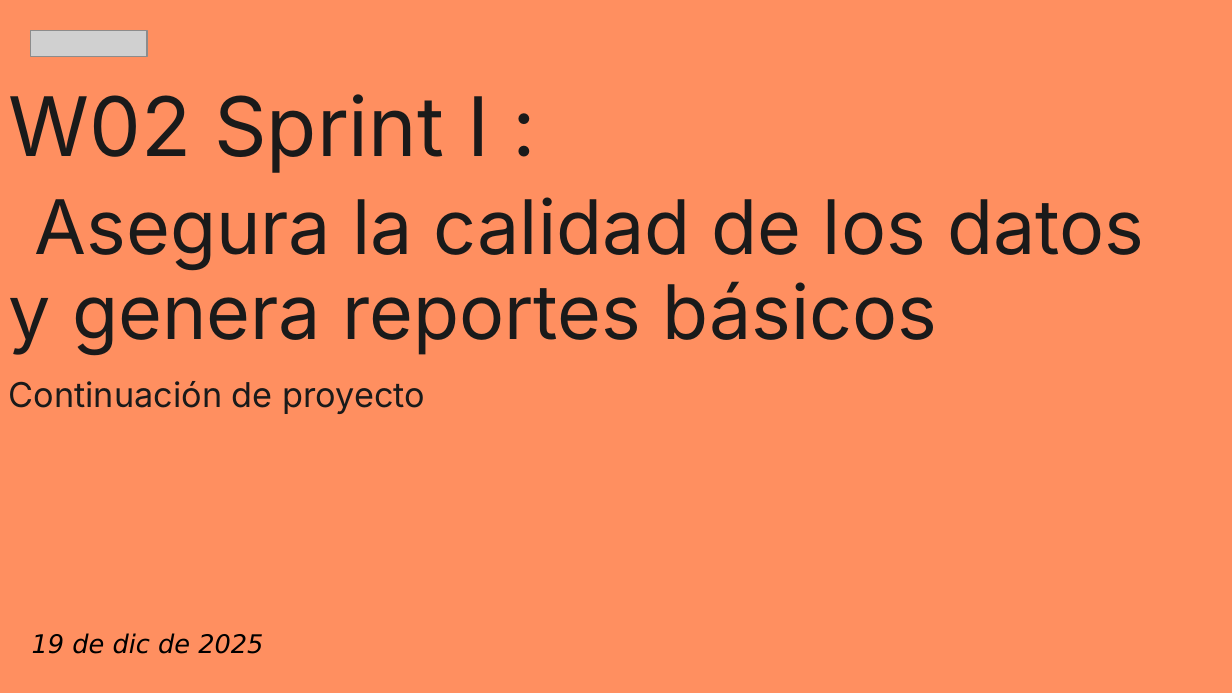
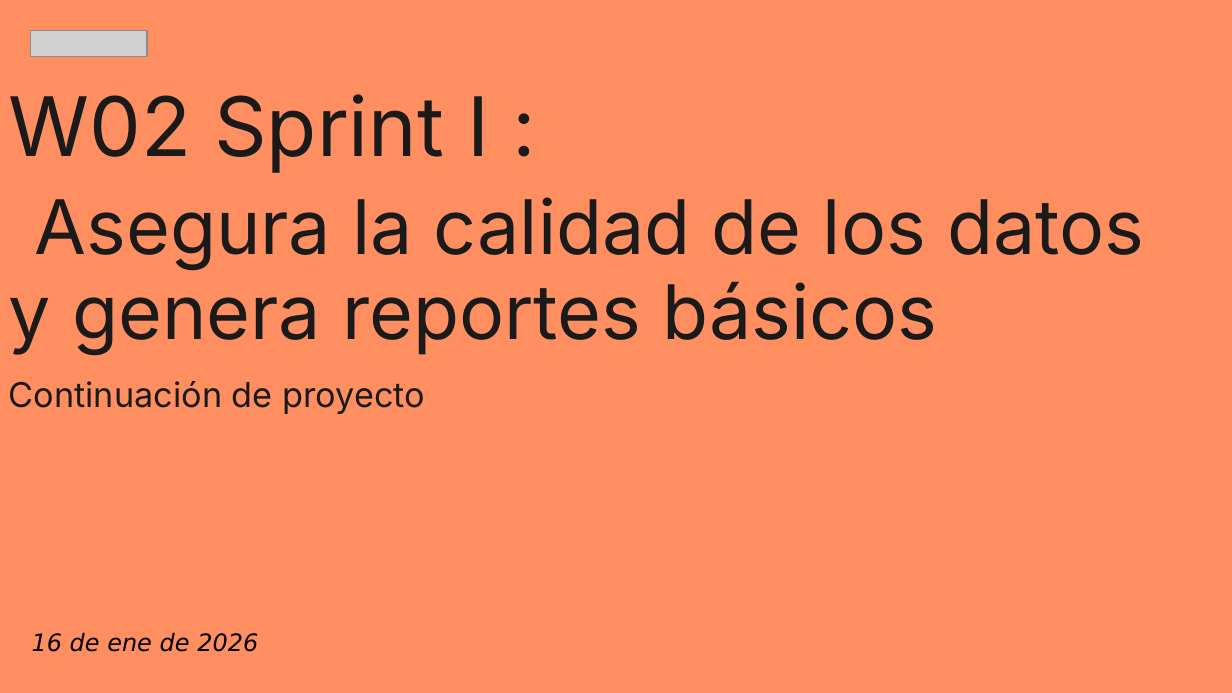
Before and after one commit to zyntonyson/bootcamp_ds_da, a slide deck: slide 1 of 01-da-v8-calidad-datos/02-da-s1-calidad-datos.pptx. Drawn at 1232x693 pixels with LibreOffice and Linux fonts; fonts in the diff are those of the drawing; grey boxes stand for pictures. Boxes give left, top, right and bottom in pixels: in the first picture for what was removed or moved away, otherwise in the second. Text is boxed around its words. In the diff, an @@ line names an element or a change of style, - is before the commit and + after.

```diff
--- a/01-da-v8-calidad-datos/02-da-s1-calidad-datos.pptx
+++ b/01-da-v8-calidad-datos/02-da-s1-calidad-datos.pptx
@@ text at (32, 632, 258, 652): text changed; size 15 to 14 pt @@
-19 de dic de 2025
+16 de ene de 2026
```
Also in this commit, not shown: 1 other slide changed, 9 other files.
